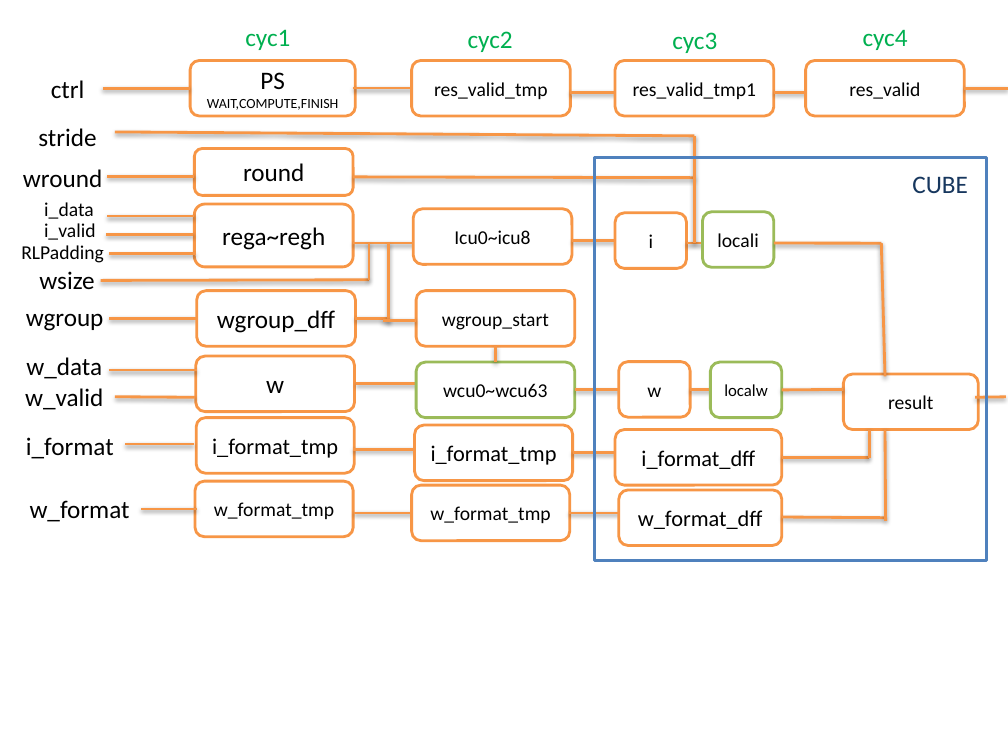
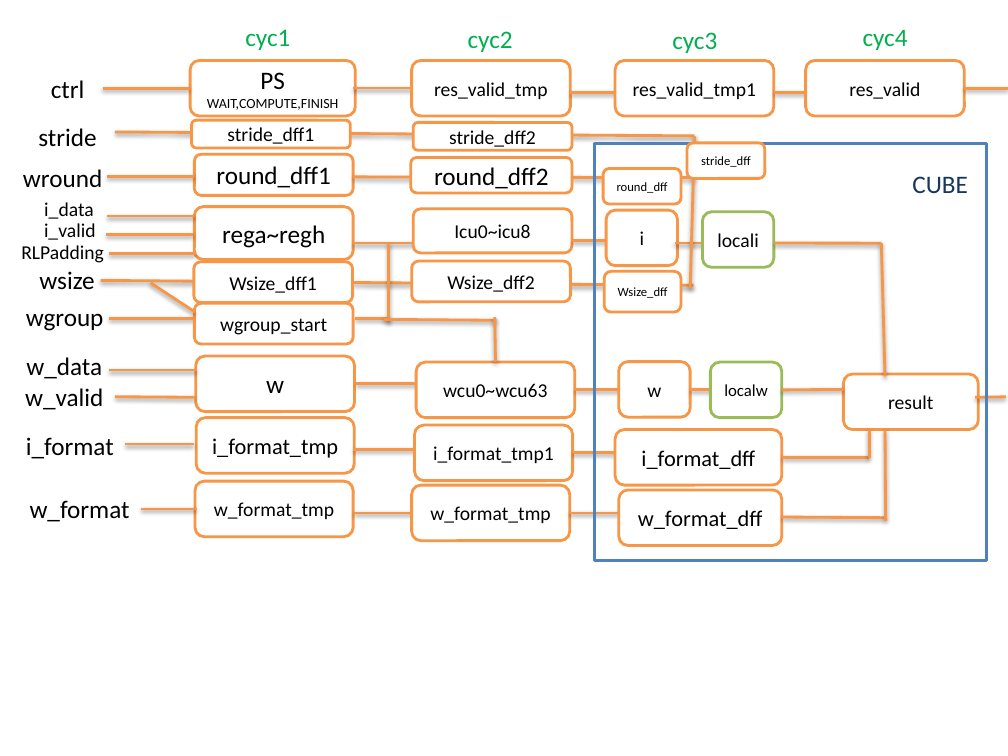
Before and after one commit to rayquazacxj/AI-hardware-accelerate-engine, a slide deck: slide 1 of mul/mul_2d/MUL.pptx. Drawn at 1008x756 pixels with LibreOffice and Linux fonts; fonts in the diff are those of the drawing. Boxes give left, top, right and bottom in pixels: in the first picture for what was removed or moved away, otherwise in the second. Text is boxed around its words. In the diff, an @@ line names an element or a change of style, - is before the commit and + after.

```diff
--- a/mul/mul_2d/MUL.pptx
+++ b/mul/mul_2d/MUL.pptx
@@ rounded rectangle added at (x1=192, y1=120, x2=350, y2=148), fill #FFFFFF, outline #F79646 2 pt, 14 pt, text #000000 @@
+stride_dff1
@@ rounded rectangle added at (x1=413, y1=122, x2=572, y2=150), fill #FFFFFF, outline #F79646 2 pt, 14 pt, text #000000 @@
+stride_dff2
@@ rectangle resized from (x1=595, y1=157, x2=987, y2=560) to (x1=595, y1=144, x2=987, y2=560) @@
@@ rounded rectangle added at (x1=687, y1=143, x2=765, y2=178), fill #FFFFFF, outline #F79646 2 pt, 9 pt, text #000000 @@
+stride_dff
@@ line moved from (695, 136) - (695, 243) to (695, 136) - (690, 288) @@
@@ rounded rectangle "round_dff1" resized from (x1=195, y1=148, x2=353, y2=196) to (x1=195, y1=154, x2=353, y2=196) @@
@@ text in rounded rectangle at (x1=216, y1=166, x2=330, y2=188): text changed @@
-round
+round_dff1
@@ rounded rectangle added at (x1=410, y1=157, x2=572, y2=193), fill #FFFFFF, outline #F79646 2 pt, 18 pt, text #000000 @@
+round_dff2
@@ rounded rectangle added at (x1=603, y1=168, x2=680, y2=204), fill #FFFFFF, outline #F79646 2 pt, 9 pt, text #000000 @@
+round_dff
@@ rounded rectangle "rega~regh" resized from (x1=195, y1=204, x2=353, y2=266) to (x1=195, y1=207, x2=353, y2=259) @@
@@ rounded rectangle "Icu0~icu8" resized from (x1=413, y1=209, x2=572, y2=264) to (x1=413, y1=209, x2=572, y2=253) @@
@@ rounded rectangle "i" moved from (x1=615, y1=213, x2=686, y2=268) to (x1=606, y1=210, x2=677, y2=265) @@
@@ rounded rectangle added at (x1=194, y1=262, x2=352, y2=302), fill #FFFFFF, outline #F79646 2 pt, 14 pt, text #000000 @@
+Wsize_dff1
@@ rounded rectangle added at (x1=411, y1=261, x2=570, y2=301), fill #FFFFFF, outline #F79646 2 pt, 14 pt, text #000000 @@
+Wsize_dff2
@@ line moved from (369, 243) - (369, 280) to (480, 263) - (480, 283) @@
@@ line moved from (686, 243) - (758, 243) to (674, 243) - (746, 243) @@
@@ line moved from (101, 280) - (369, 280) to (101, 280) - (694, 285) @@
@@ line added from (150, 283) to (195, 312), #F79646 2 pt @@
@@ rounded rectangle removed at (x1=197, y1=290, x2=355, y2=346) @@
-wgroup_dff
@@ rounded rectangle added at (x1=604, y1=271, x2=680, y2=311), fill #FFFFFF, outline #F79646 2 pt, 9 pt, text #000000 @@
+Wsize_dff
@@ rounded rectangle "wgroup_start" resized from (x1=416, y1=290, x2=575, y2=346) to (x1=195, y1=303, x2=353, y2=344) @@
@@ line moved from (383, 321) - (416, 321) to (384, 320) - (496, 321) @@
@@ line moved from (496, 362) - (496, 347) to (496, 362) - (495, 318) @@
@@ rounded rectangle "wcu0~wcu63" at (x1=416, y1=362, x2=575, y2=417): outline #9BBB59 2 pt to #F79646 2 pt @@
@@ text in rounded rectangle at (x1=433, y1=446, x2=554, y2=463): text changed; size 16 to 14 pt @@
-i_format_tmp
+i_format_tmp1
```
Also in this commit, not shown: 1 slide added, 29 other files.
